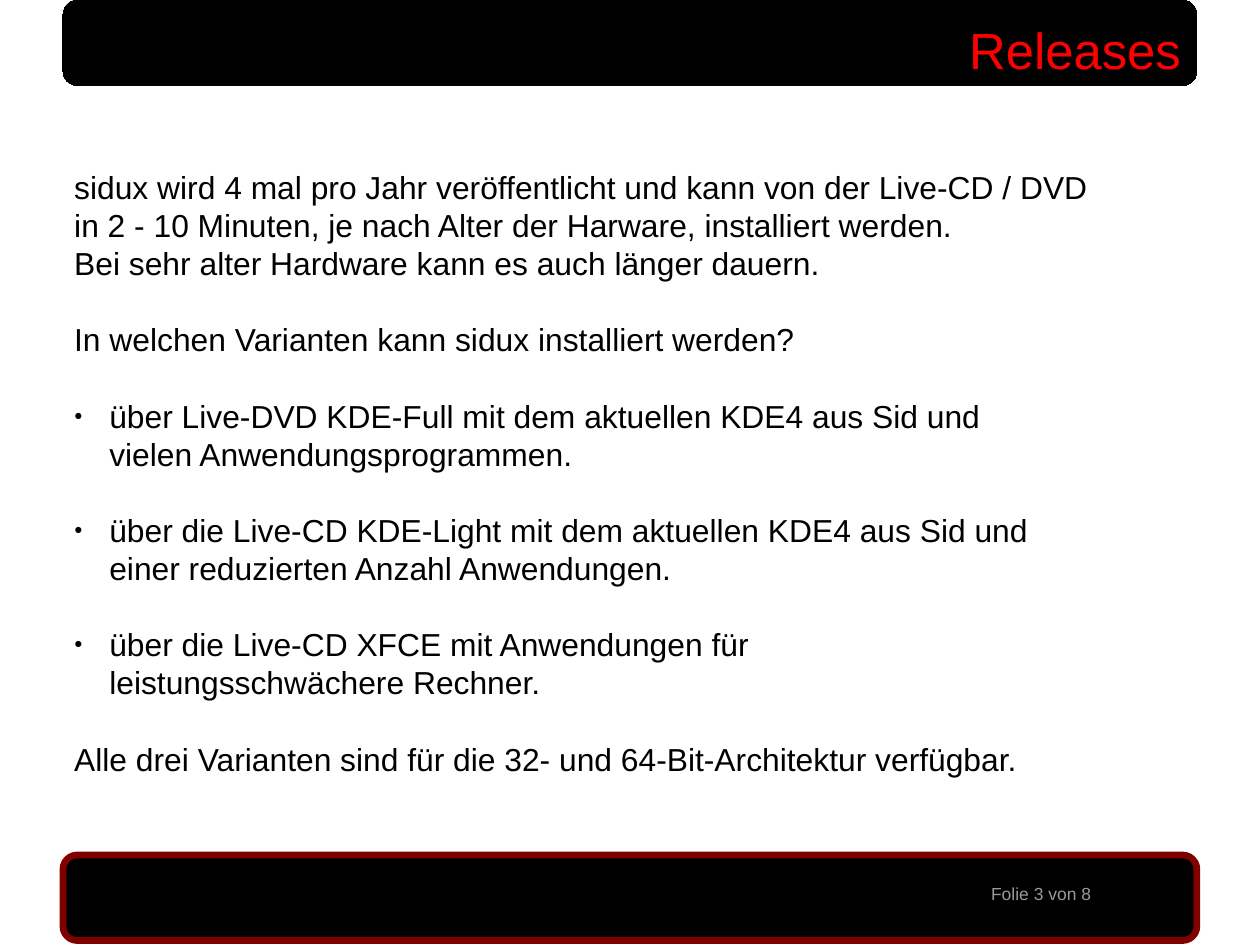
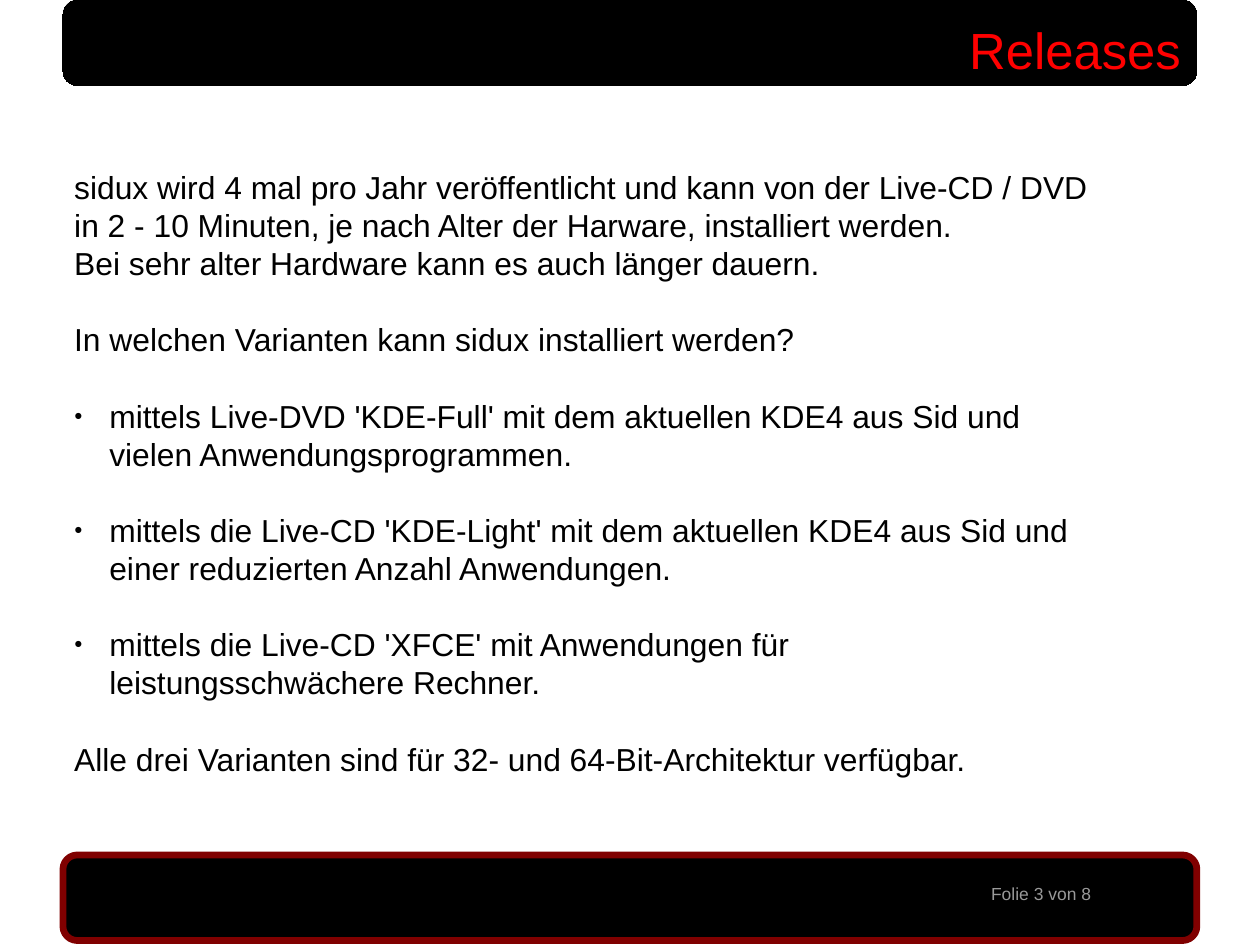
Before and after one commit to sidux-ev/praesentation, a slide deck: slide 3 of bin/sigint2010_koeln.odp. Drawn at 1260x945 pixels with LibreOffice and Linux fonts; fonts in the diff are those of the drawing; background and template pictures are left out. Boxes give left, top, right and bottom in pixels: in the first picture for what was removed or moved away, otherwise in the second. Text is boxed around its words. In the diff, an @@ line names an element or a change of style, - is before the commit and + after.

```diff
--- a/bin/sigint2010_koeln.odp
+++ b/bin/sigint2010_koeln.odp
@@ text at [109,405,1020,429]: text changed @@
-● über Live-DVD KDE-Full mit dem aktuellen KDE4 aus Sid und
+● mittels Live-DVD 'KDE-Full' mit dem aktuellen KDE4 aus Sid und
@@ text at [109,519,1068,548]: text changed @@
-● über die Live-CD KDE-Light mit dem aktuellen KDE4 aus Sid und
+● mittels die Live-CD 'KDE-Light' mit dem aktuellen KDE4 aus Sid und
@@ text at [74,633,965,776]: text changed @@
-● über die Live-CD XFCE mit Anwendungen für
-  leistungsschwächere Rechner.
-Alle drei Varianten sind für die 32- und 64-Bit-Architektur verfügbar.
+● mittels die Live-CD 'XFCE' mit Anwendungen für
+  leistungsschwächere Rechner.
+Alle drei Varianten sind für 32- und 64-Bit-Architektur verfügbar.
```
Also in this commit, not shown: 1 other slide changed, 2 other files.
